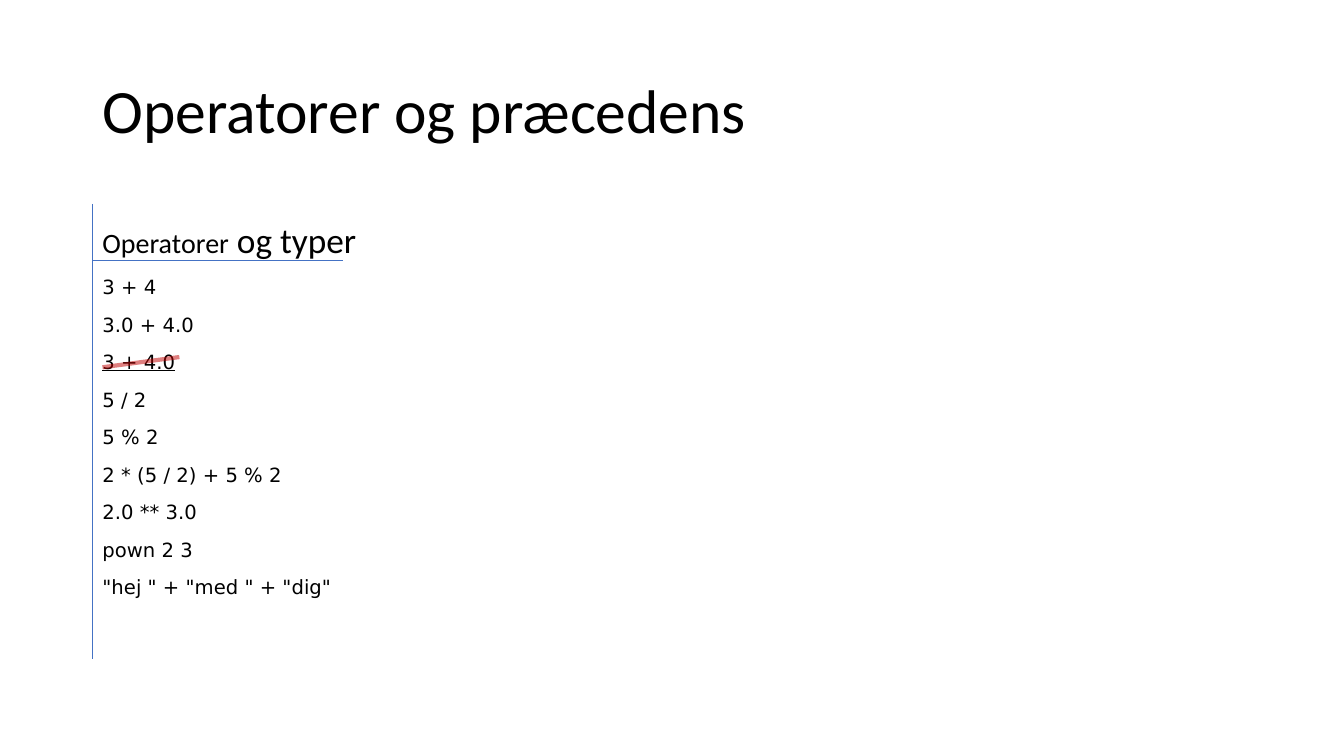
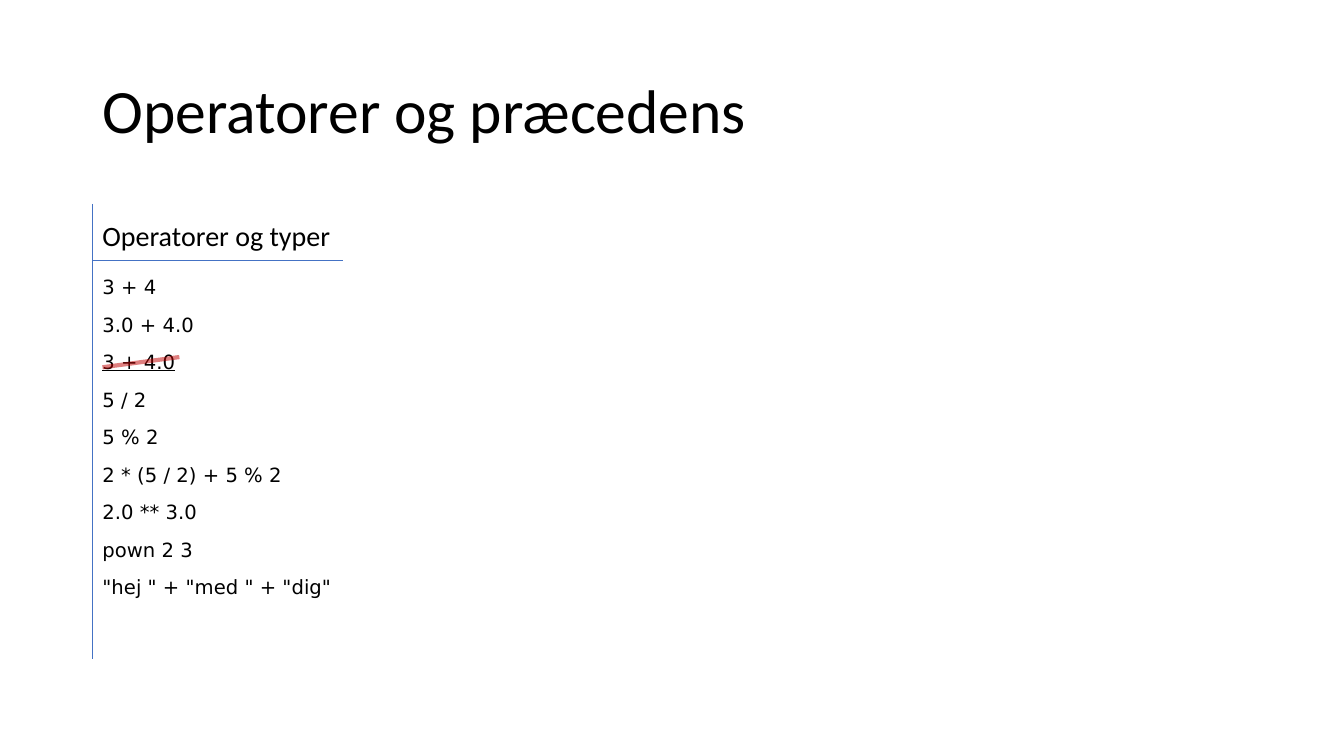
Before and after one commit to fisterloegsovs/pop22, a slide deck: slide 3 of lectures/3.1PrecedenceNKeywords/lecture.pptx. Drawn at 1344x756 pixels with LibreOffice and Linux fonts; fonts in the diff are those of the drawing. Boxes give left, top, right and bottom in pixels: in the first picture for what was removed or moved away, otherwise in the second. Text is boxed around its words. In the diff, an @@ line names an element or a change of style, - is before the commit and + after.

```diff
--- a/lectures/3.1PrecedenceNKeywords/lecture.pptx
+++ b/lectures/3.1PrecedenceNKeywords/lecture.pptx
@@ text "Operatorer og typer" at (x1=102, y1=227, x2=330, y2=251): size 25.2 to 20 pt in "og typer" @@
```
Also in this commit, not shown: 1 other slide changed, 2 slides added, 1 slide removed, 3 other files.
